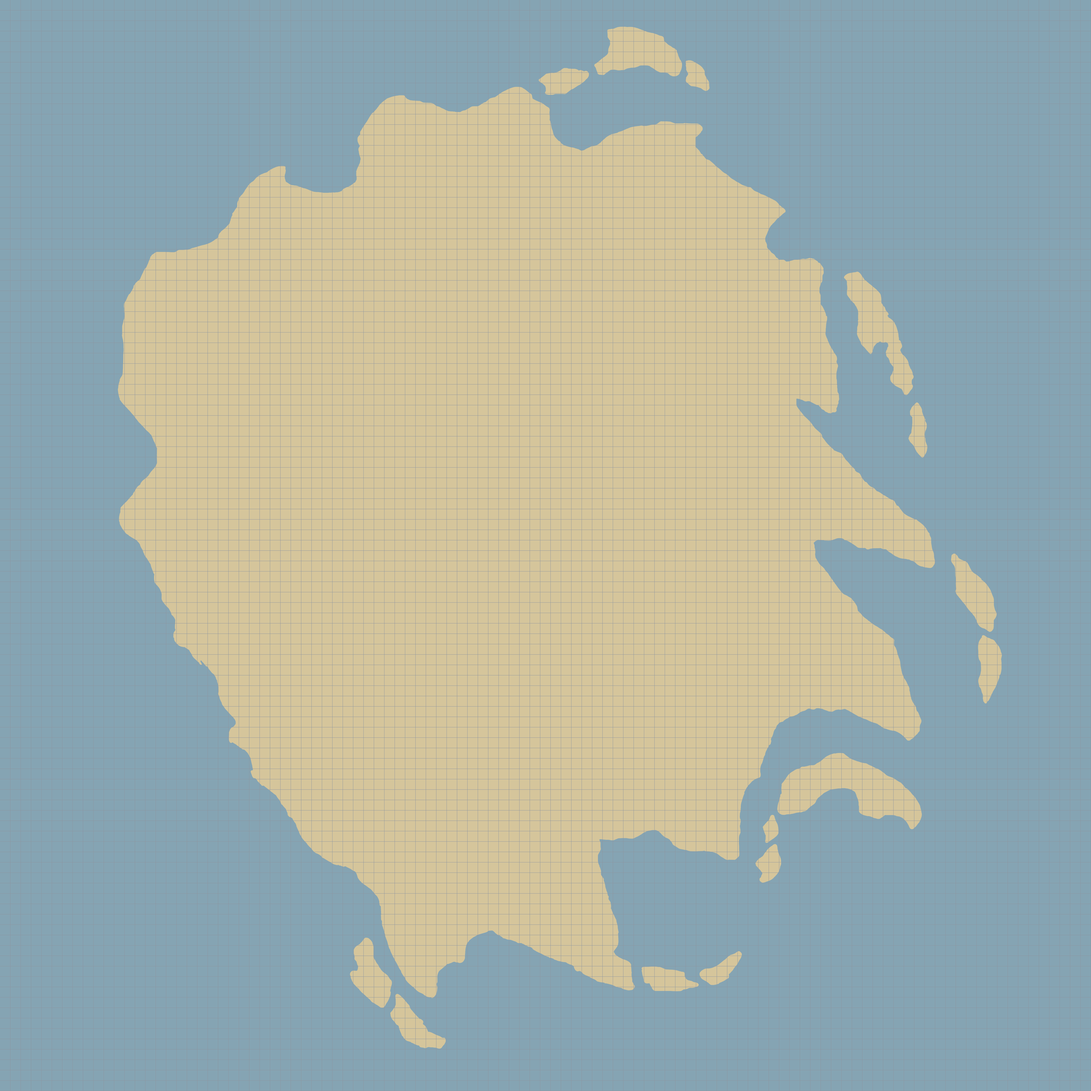
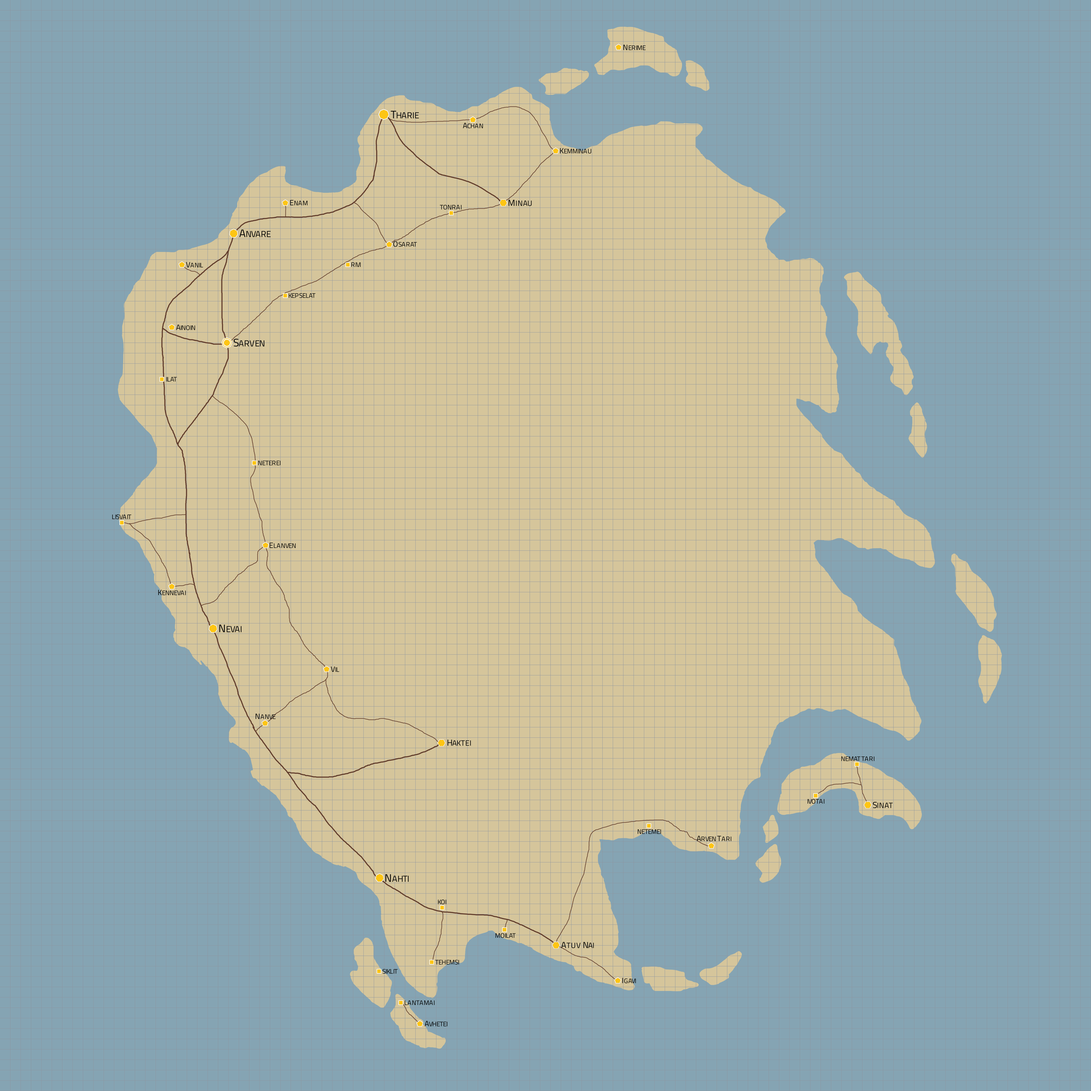
Revision of a layered 1091×1091 image; what changed, layer by layer:
added layer "Settlements" above "[Temp] Roads" over [112, 43, 894, 1028]
added layer "[Temp] Roads" above "Grid" over [116, 106, 882, 1028]
painted on "Grid" over [112, 43, 894, 1028]
painted on "Landmass" over [116, 43, 894, 1028]
painted on "Water" over [112, 43, 894, 1028]
